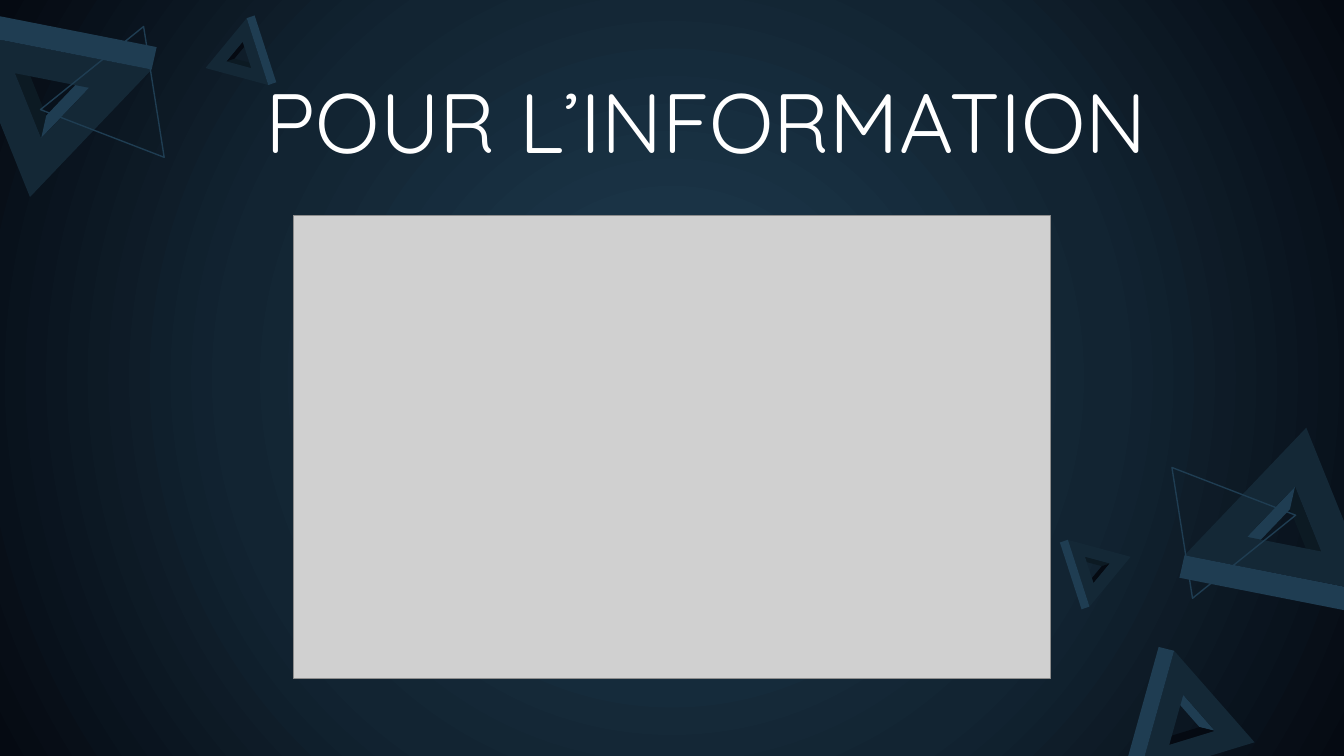
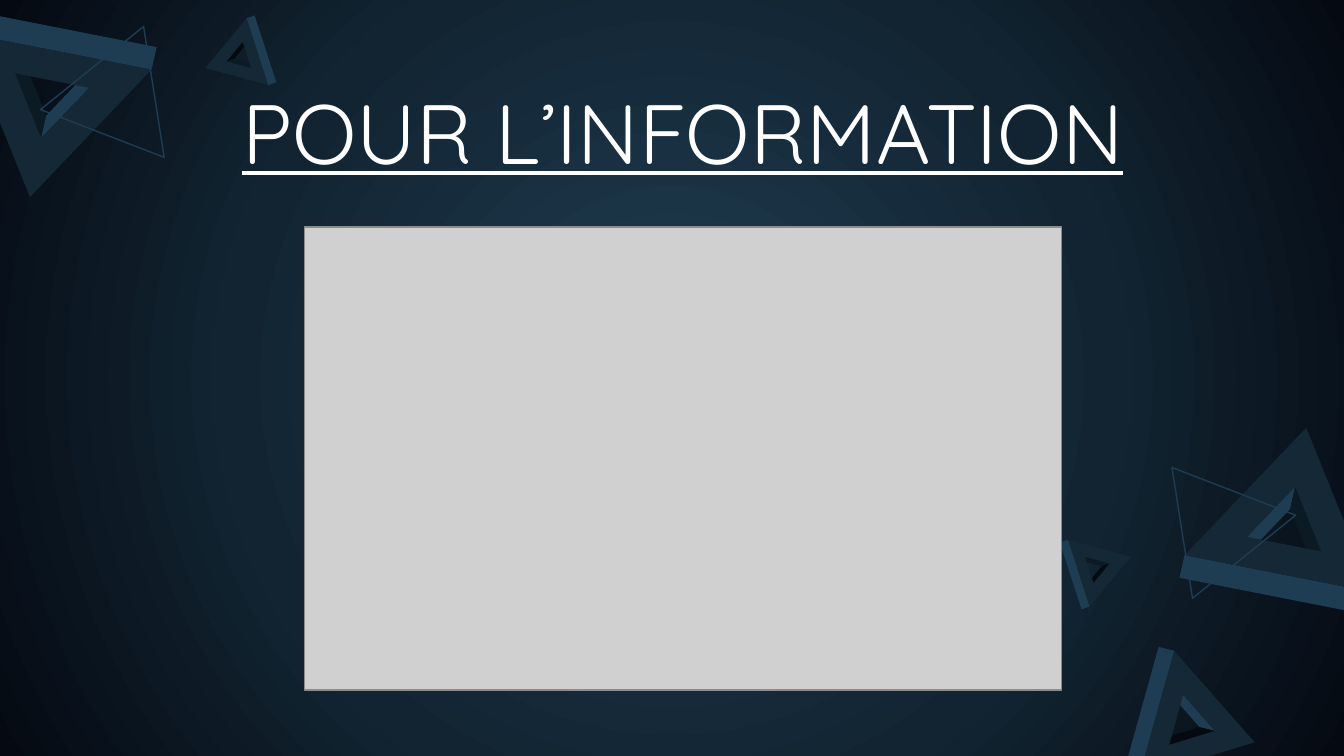
Before and after one commit to Steelataure/B3-dev, a slide deck: slide 4 of Communication et socio-psychologie/Devoirs/Produit projet.pptx. Drawn at 1344x756 pixels with LibreOffice and Linux fonts; fonts in the diff are those of the drawing; grey boxes stand for pictures. Boxes give left, top, right and bottom in pixels: in the first picture for what was removed or moved away, otherwise in the second. Text is boxed around its words. In the diff, an @@ line names an element or a change of style, - is before the commit and + after.

```diff
--- a/Communication et socio-psychologie/Devoirs/Produit projet.pptx
+++ b/Communication et socio-psychologie/Devoirs/Produit projet.pptx
@@ title "POUR L’INFORMATION": place and size @@
-title "POUR L’INFORMATION" at (266, 93, 1147, 154)
+title "POUR L’INFORMATION" at (242, 104, 1124, 175)
@@ title "POUR L’INFORMATION" at (242, 104, 1124, 175): underline on @@
@@ picture: place and size @@
-picture at (293, 215, 1050, 677)
+picture at (304, 227, 1060, 689)
```
Also in this commit, not shown: 1 other slide changed, 1 slide added, 16 other files.
